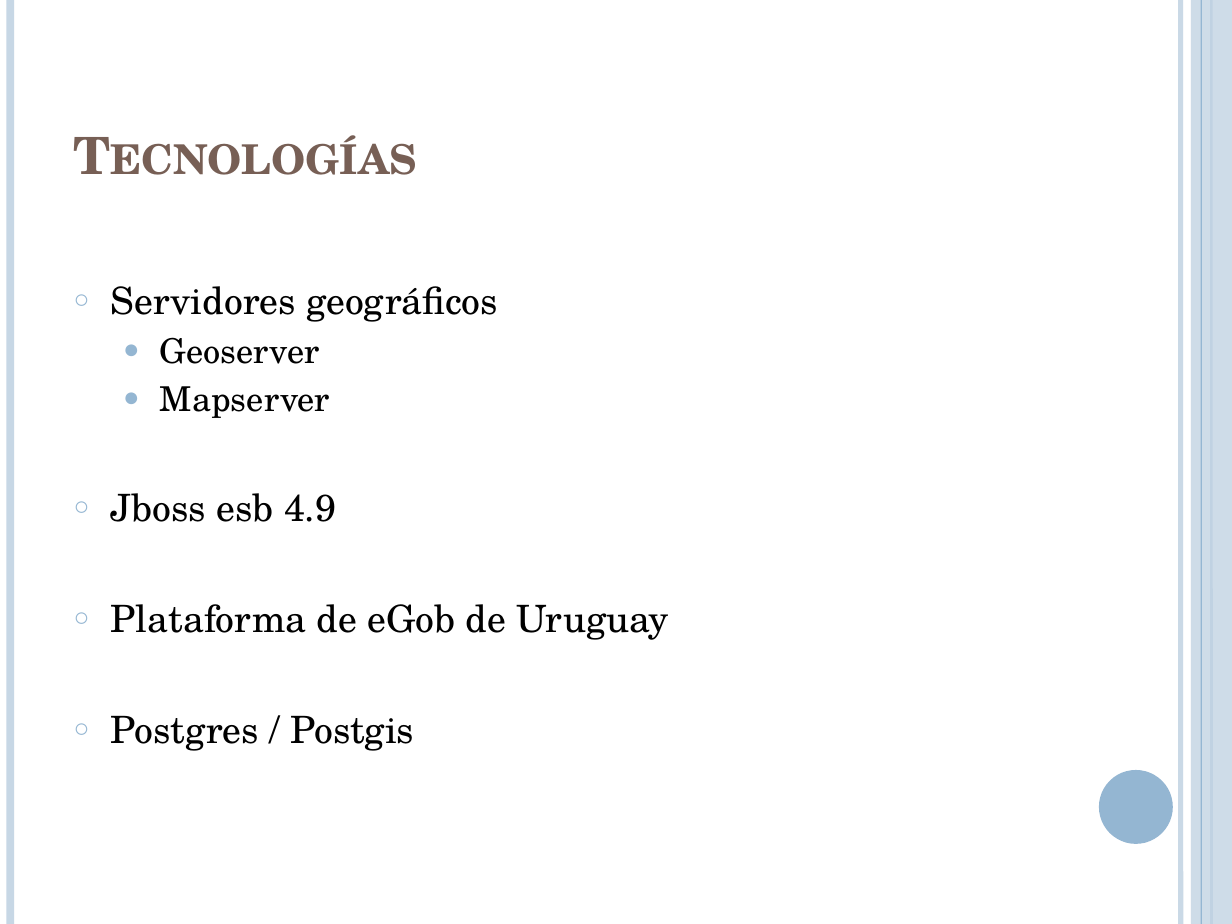
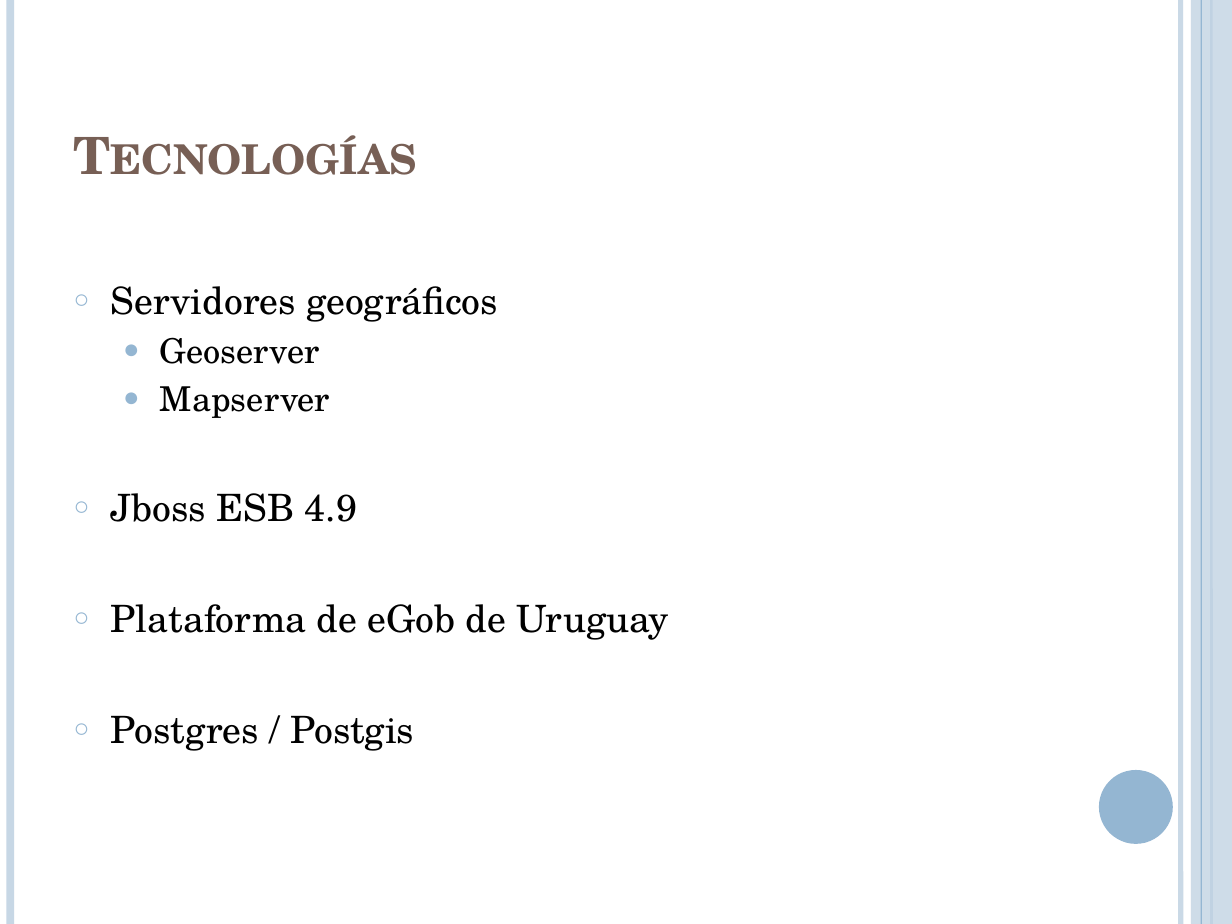
Before and after one commit to lcpaso1/integracion-gis-pge, a slide deck: slide 16 of Presentacion.pptx (slide 12 before the commit). Drawn at 1232x924 pixels with LibreOffice and Linux fonts; fonts in the diff are those of the drawing. Boxes give left, top, right and bottom in pixels: in the first picture for what was removed or moved away, otherwise in the second. Text is boxed around its words. In the diff, an @@ line names an element or a change of style, - is before the commit and + after.

```diff
--- a/Presentacion.pptx
+++ b/Presentacion.pptx
@@ text at (111, 493, 357, 522): text changed @@
-○ Jboss esb 4.9
+○ Jboss ESB 4.9
```
Also in this commit, not shown: 6 other slides changed, 5 slides added, 3 other files.
